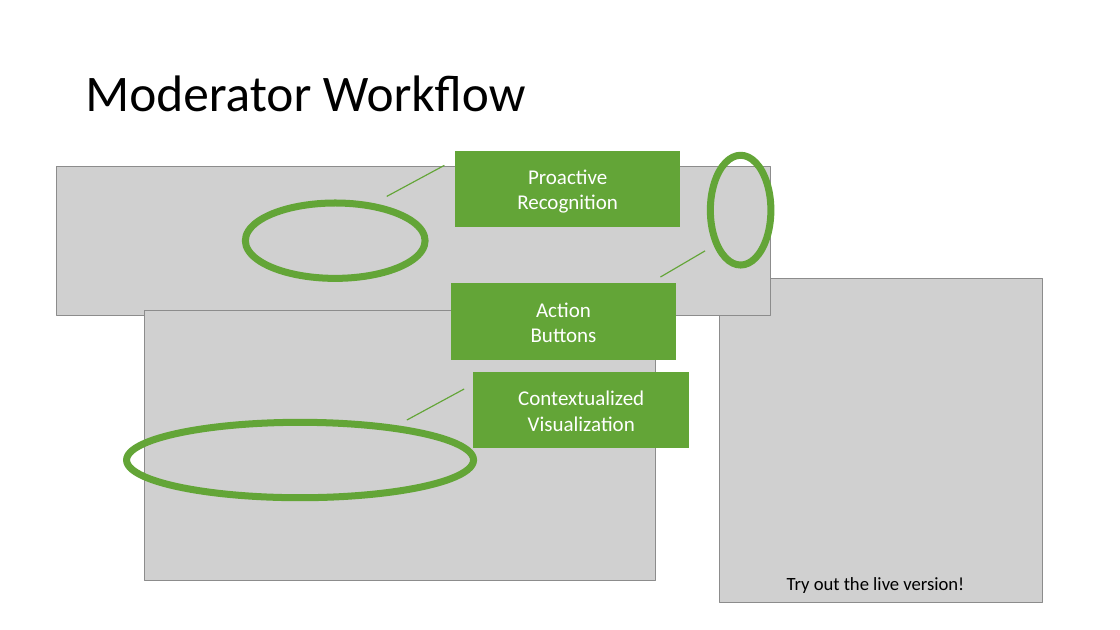
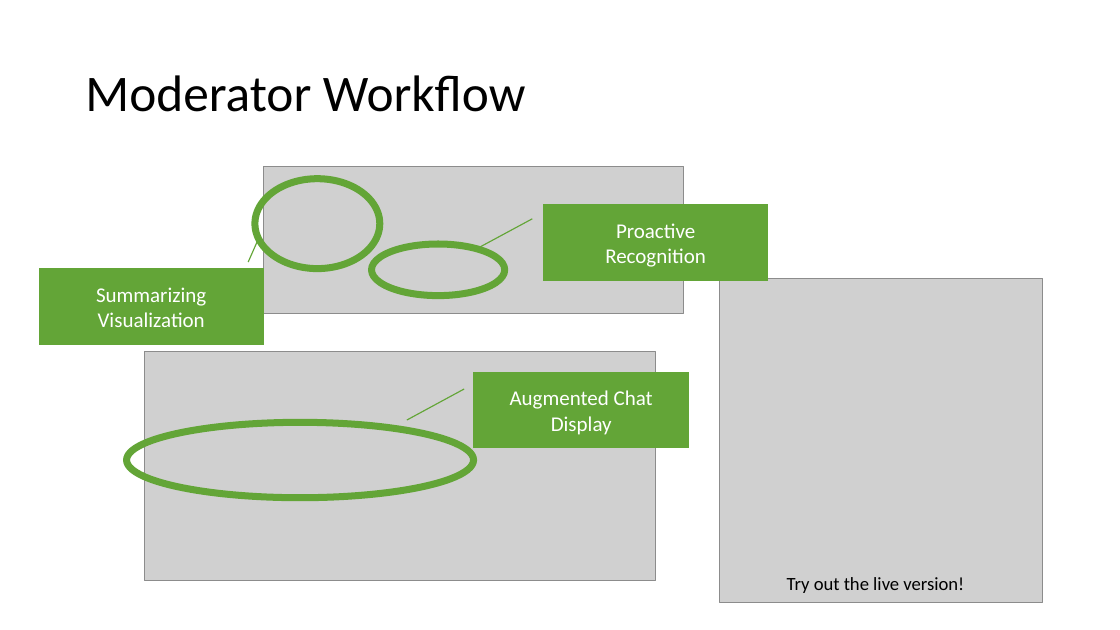
Before and after one commit to Tobias314/CantaloupeStartHack23, a slide deck: slide 10 of Supercell_Cantaloupe.pptx. Drawn at 1120x630 pixels with LibreOffice and Linux fonts; fonts in the diff are those of the drawing; grey boxes stand for pictures. Boxes give left, top, right and bottom in pixels: in the first picture for what was removed or moved away, otherwise in the second. Text is boxed around its words. In the diff, an @@ line names an element or a change of style, - is before the commit and + after.

```diff
--- a/Supercell_Cantaloupe.pptx
+++ b/Supercell_Cantaloupe.pptx
@@ ellipse: place and size @@
-ellipse at bbox=[711, 155, 771, 266]
+ellipse at bbox=[255, 179, 381, 269]
@@ picture: place and size @@
-picture at bbox=[57, 166, 771, 315]
+picture at bbox=[263, 166, 684, 313]
@@ border callout "Proactive": place and size @@
-border callout "Proactive" at bbox=[456, 151, 681, 227]
+border callout "Proactive" at bbox=[544, 205, 768, 281]
@@ border callout added at bbox=[39, 269, 264, 344], fill #63A537, outline #63A537 1 pt, 18 pt, text #FFFFFF @@
+Summarizing
+Visualization
@@ ellipse: place and size @@
-ellipse at bbox=[245, 203, 425, 279]
+ellipse at bbox=[371, 244, 505, 295]
@@ border callout removed at bbox=[452, 284, 676, 360] @@
-Action
-Buttons
@@ picture: place and size @@
-picture at bbox=[145, 310, 656, 581]
+picture at bbox=[145, 352, 656, 581]
@@ text in border callout at bbox=[510, 390, 653, 435]: text changed @@
-Contextualized Visualization
+Augmented Chat Display
```
Also in this commit, not shown: 2 other slides changed, 2 other files.
